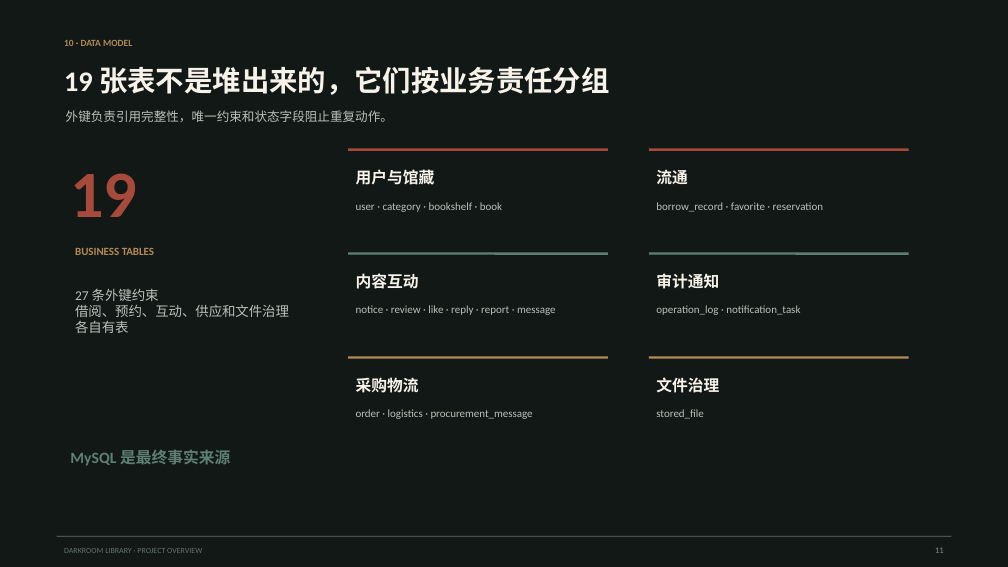
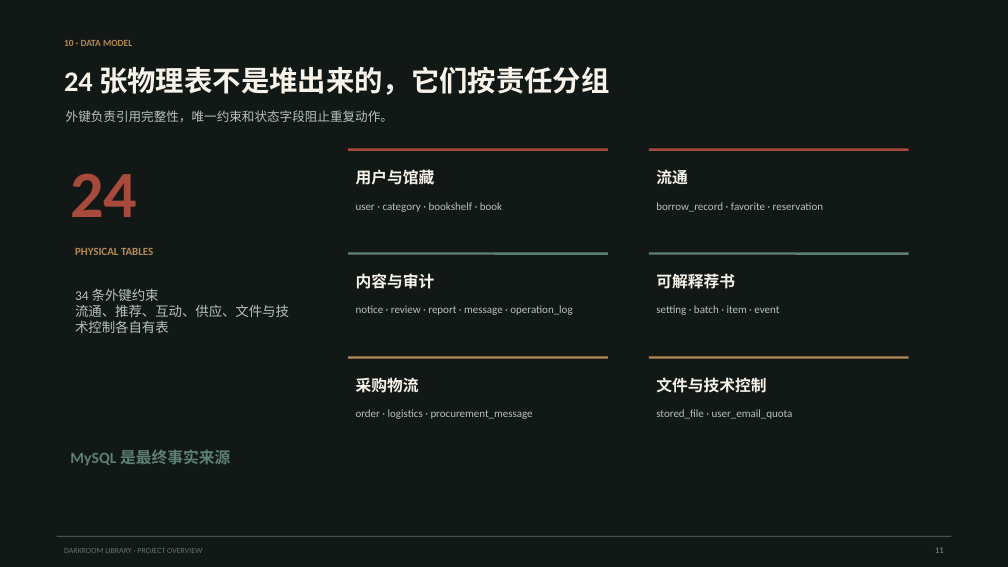
Before and after one commit to NoctilumeDev/DarkRoomLibrary, a slide deck: slide 11 of docs/DarkRoomLibrary-project-overview.pptx. Drawn at 1008x567 pixels with LibreOffice and Linux fonts; fonts in the diff are those of the drawing. Boxes give left, top, right and bottom in pixels: in the first picture for what was removed or moved away, otherwise in the second. Text is boxed around its words. In the diff, an @@ line names an element or a change of style, - is before the commit and + after.

```diff
--- a/docs/DarkRoomLibrary-project-overview.pptx
+++ b/docs/DarkRoomLibrary-project-overview.pptx
@@ text at (x1=64, y1=66, x2=609, y2=95): text changed @@
-19 张表不是堆出来的，它们按业务责任分组
+24 张物理表不是堆出来的，它们按责任分组
@@ text at (x1=70, y1=173, x2=137, y2=217): text changed @@
-19
+24
@@ text at (x1=75, y1=248, x2=153, y2=255): text changed @@
-BUSINESS TABLES
+PHYSICAL TABLES
@@ text at (x1=75, y1=289, x2=289, y2=333): text changed @@
-27 条外键约束
-借阅、预约、互动、供应和文件治理各自有表
+34 条外键约束
+流通、推荐、互动、供应、文件与技术控制各自有表
@@ text at (x1=356, y1=273, x2=435, y2=289): text changed @@
-内容互动
+内容与审计
@@ text at (x1=656, y1=273, x2=735, y2=289): text changed @@
-审计通知
+可解释荐书
@@ text at (x1=356, y1=305, x2=572, y2=315): text changed @@
-notice · review · like · reply · report · message
+notice · review · report · message · operation_log
@@ text at (x1=656, y1=305, x2=779, y2=315): text changed @@
-operation_log · notification_task
+setting · batch · item · event
@@ text at (x1=656, y1=377, x2=766, y2=393): text changed @@
-文件治理
+文件与技术控制
@@ text at (x1=656, y1=409, x2=793, y2=419): text changed @@
-stored_file
+stored_file · user_email_quota
```
Also in this commit, not shown: 2 other slides changed, 43 other files.
